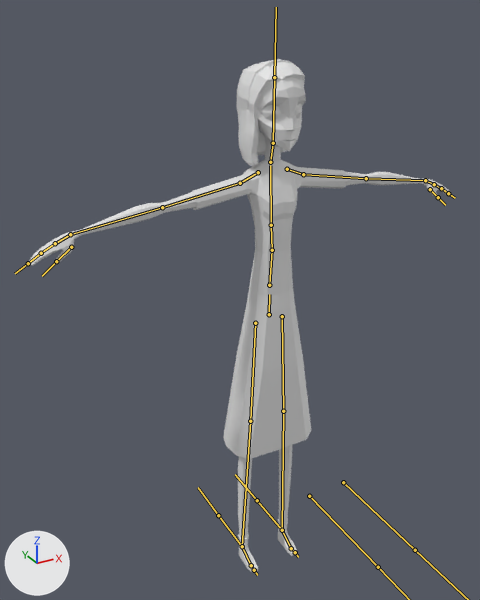
The FBX model Assets/Resources/Models/Players/New Models/Popular.fbx: old version first, new version second.
The view is the same before and after, from a camera (50 mm lens) standing at (-3.2, -5.1, 5.93) and looking at (-0.29, 0.18, 3.29). Arrows for +X, +Y and +Z are at lower left; the lights stay in place. The bones that bend it are drawn over the model as lines.

Objects in the first picture: 'Body'.
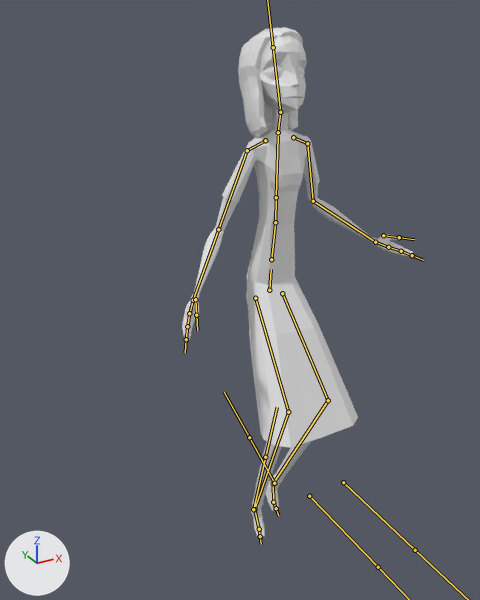
The newer file adds an action. The first version stands in its rest pose; the second is drawn at frame 75 of the action 'Armature|Corruption'.

Location of each change, (x1, y1, x2, y2) in pixels of the pictures (480 x 600 px):
'Body', posed (45% narrower): before (29, 59, 451, 572); after (182, 27, 413, 537)
bone 'Hips', root to tip: before (269, 314) to (269, 294); after (269, 290) to (271, 269)
bone 'UpperBack', root to tip: before (272, 250) to (271, 225); after (275, 222) to (276, 197)
bone 'Chest', root to tip: before (271, 225) to (270, 165); after (276, 197) to (278, 136)
bone 'Neck', root to tip: before (270, 162) to (273, 143); after (278, 132) to (280, 112)
bone 'Head', root to tip: before (273, 143) to (274, 77); after (280, 112) to (273, 47)
bone 'Shoulder.L', root to tip: before (287, 169) to (303, 174); after (293, 137) to (307, 143)
bone 'UpperArm.L', root to tip: before (303, 174) to (366, 178); after (307, 143) to (313, 201)
bone 'LowerArm.L', root to tip: before (366, 178) to (425, 180); after (313, 201) to (375, 242)
bone 'Hands.R.001', root to tip: before (425, 180) to (433, 184); after (375, 242) to (387, 246)
bone 'LowerFingers.R.001', root to tip: before (441, 188) to (448, 193); after (401, 251) to (412, 255)
bone 'Thumb.R.001', root to tip: before (430, 189) to (438, 197); after (383, 235) to (399, 237)
bone 'Shoulder.R', root to tip: before (258, 172) to (240, 183); after (265, 140) to (247, 150)
bone 'UpperArm.R', root to tip: before (240, 183) to (162, 207); after (247, 150) to (218, 229)
bone 'LowerArm.R', root to tip: before (162, 207) to (70, 234); after (218, 229) to (193, 300)
bone 'Hands.R', root to tip: before (70, 234) to (57, 242); after (193, 300) to (190, 312)
bone 'UpperLeg.L', root to tip: before (282, 316) to (283, 411); after (282, 293) to (328, 400)
bone 'LowerLeg.L', root to tip: before (283, 411) to (282, 530); after (328, 400) to (273, 483)
bone 'Foot.L', root to tip: before (282, 530) to (291, 548); after (273, 483) to (273, 502)
bone 'UpperLeg.R', root to tip: before (255, 323) to (250, 421); after (255, 298) to (288, 412)
bone 'LowerLeg.R', root to tip: before (250, 421) to (242, 546); after (288, 412) to (254, 509)
bone 'Foot.R', root to tip: before (242, 546) to (251, 565); after (254, 509) to (259, 529)

Diff of the bpy script that builds the scene:
```diff
--- a/Assets/Resources/Models/Players/New Models/Popular.fbx.py
+++ b/Assets/Resources/Models/Players/New Models/Popular.fbx.py
@@ bone_hips @@
 bone_hips = bpy.data.objects['Armature'].pose.bones['Hips']
-bone_hips.location = (0.0, 0.0, 0.0)
-bone_hips.rotation_quaternion = (1.0, 0.0, 0.0, 0.0)  # degrees (0, 0, 0)
+bone_hips.location = (0.0, 0.69, 0.0)
+bone_hips.rotation_quaternion = (1.0, 0.0, 0.0, -0.022)  # degrees (0, 0, -3)
@@ bone_upperback @@
 bone_upperback = bpy.data.objects['Armature'].pose.bones['UpperBack']  # child of 'LowerBack'
-bone_upperback.rotation_quaternion = (1.0, 0.0, 0.0, 0.0)  # degrees (0, 0, 0)
+bone_upperback.rotation_quaternion = (1.0, 0.014, 0.001, 0.0)  # degrees (2, 0, 0)
@@ bone_chest @@
 bone_chest = bpy.data.objects['Armature'].pose.bones['Chest']  # child of 'UpperBack'
-bone_chest.rotation_quaternion = (1.0, 0.0, 0.0, 0.0)  # degrees (0, 0, 0)
+bone_chest.rotation_quaternion = (0.999, -0.001, 0.037, 0.009)  # degrees (0, 4, 1)
@@ bone_neck @@
 bone_neck = bpy.data.objects['Armature'].pose.bones['Neck']  # child of 'Chest'
-bone_neck.rotation_quaternion = (1.0, 0.0, 0.0, 0.0)  # degrees (0, 0, 0)
+bone_neck.rotation_quaternion = (0.998, -0.053, -0.015, 0.001)  # degrees (-6, -2, 0)
@@ bone_head @@
 bone_head = bpy.data.objects['Armature'].pose.bones['Head']  # child of 'Neck'
-bone_head.rotation_quaternion = (1.0, 0.0, 0.0, 0.0)  # degrees (0, 0, 0)
+bone_head.rotation_quaternion = (0.991, -0.133, -0.025, -0.016)  # degrees (-15, -3, -1)
@@ bone_shoulder_l @@
 bone_shoulder_l = bpy.data.objects['Armature'].pose.bones['Shoulder.L']  # child of 'Chest'
-bone_shoulder_l.location = (0.0, 0.0, 0.0)
-bone_shoulder_l.rotation_quaternion = (1.0, 0.0, 0.0, 0.0)  # degrees (0, 0, 0)
+bone_shoulder_l.location = (-0.05, -0.02, 0.0)
+bone_shoulder_l.rotation_quaternion = (0.998, -0.057, -0.023, 0.002)  # degrees (-7, -3, 0)
@@ bone_upperarm_l @@
 bone_upperarm_l = bpy.data.objects['Armature'].pose.bones['UpperArm.L']  # child of 'Shoulder.L'
-bone_upperarm_l.rotation_quaternion = (1.0, 0.0, 0.0, 0.0)  # degrees (0, 0, 0)
+bone_upperarm_l.rotation_quaternion = (0.869, -0.235, -0.201, -0.386)  # degrees (-17, -32, -43)
@@ bone_lowerarm_l @@
 bone_lowerarm_l = bpy.data.objects['Armature'].pose.bones['LowerArm.L']  # child of 'UpperArm.L'
-bone_lowerarm_l.rotation_quaternion = (1.0, 0.0, 0.0, 0.0)  # degrees (0, 0, 0)
+bone_lowerarm_l.rotation_quaternion = (0.822, 0.371, -0.357, -0.243)  # degrees (59, -24, -47)
@@ bone_hands_r_001 @@
 bone_hands_r_001 = bpy.data.objects['Armature'].pose.bones['Hands.R.001']  # child of 'LowerArm.L'
-bone_hands_r_001.rotation_quaternion = (1.0, 0.0, 0.0, 0.0)  # degrees (0, 0, 0)
+bone_hands_r_001.rotation_quaternion = (0.902, 0.08, -0.422, -0.053)  # degrees (17, -49, -14)
@@ bone_lowerfingers_r_001 @@
 bone_lowerfingers_r_001 = bpy.data.objects['Armature'].pose.bones['LowerFingers.R.001']  # child of 'UpperFingers.R.001'
-bone_lowerfingers_r_001.rotation_quaternion = (1.0, 0.0, 0.0, 0.0)  # degrees (0, 0, 0)
+bone_lowerfingers_r_001.rotation_quaternion = (0.995, 0.026, -0.011, 0.1)  # degrees (3, -2, 11)
@@ bone_thumb_r_001 @@
 bone_thumb_r_001 = bpy.data.objects['Armature'].pose.bones['Thumb.R.001']  # child of 'Hands.R.001'
-bone_thumb_r_001.rotation_quaternion = (1.0, 0.0, 0.0, 0.0)  # degrees (0, 0, 0)
+bone_thumb_r_001.rotation_quaternion = (0.992, 0.107, -0.033, 0.058)  # degrees (12, -5, 6)
@@ bone_shoulder_r @@
 bone_shoulder_r = bpy.data.objects['Armature'].pose.bones['Shoulder.R']  # child of 'Chest'
-bone_shoulder_r.location = (0.0, 0.0, 0.0)
-bone_shoulder_r.rotation_quaternion = (1.0, 0.0, 0.0, 0.0)  # degrees (0, 0, 0)
+bone_shoulder_r.location = (0.04, -0.02, 0.0)
+bone_shoulder_r.rotation_quaternion = (0.999, -0.033, 0.013, 0.001)  # degrees (-4, 2, 0)
@@ bone_upperarm_r @@
 bone_upperarm_r = bpy.data.objects['Armature'].pose.bones['UpperArm.R']  # child of 'Shoulder.R'
-bone_upperarm_r.rotation_quaternion = (1.0, 0.0, 0.0, 0.0)  # degrees (0, 0, 0)
+bone_upperarm_r.rotation_quaternion = (0.84, -0.127, 0.09, 0.519)  # degrees (-7, 16, 62)
@@ bone_lowerarm_r @@
 bone_lowerarm_r = bpy.data.objects['Armature'].pose.bones['LowerArm.R']  # child of 'UpperArm.R'
-bone_lowerarm_r.rotation_quaternion = (1.0, 0.0, 0.0, 0.0)  # degrees (0, 0, 0)
+bone_lowerarm_r.rotation_quaternion = (0.8, 0.445, 0.394, 0.085)  # degrees (69, 34, 36)
@@ bone_hands_r @@
 bone_hands_r = bpy.data.objects['Armature'].pose.bones['Hands.R']  # child of 'LowerArm.R'
-bone_hands_r.rotation_quaternion = (1.0, 0.0, 0.0, 0.0)  # degrees (0, 0, 0)
+bone_hands_r.rotation_quaternion = (0.996, -0.011, 0.023, -0.081)  # degrees (-1, 3, -9)
@@ bone_upperleg_l @@
 bone_upperleg_l = bpy.data.objects['Armature'].pose.bones['UpperLeg.L']  # child of 'Hips'
-bone_upperleg_l.rotation_quaternion = (1.0, 0.0, 0.0, 0.0)  # degrees (0, 0, 0)
+bone_upperleg_l.rotation_quaternion = (0.935, 0.352, -0.018, 0.026)  # degrees (41, -3, 2)
@@ bone_lowerleg_l @@
 bone_lowerleg_l = bpy.data.objects['Armature'].pose.bones['LowerLeg.L']  # child of 'UpperLeg.L'
-bone_lowerleg_l.rotation_quaternion = (1.0, 0.0, 0.0, 0.0)  # degrees (0, 0, 0)
+bone_lowerleg_l.rotation_quaternion = (0.832, -0.555, 0.0, -0.024)  # degrees (-67, -2, -2)
@@ bone_foot_l @@
 bone_foot_l = bpy.data.objects['Armature'].pose.bones['Foot.L']  # child of 'LowerLeg.L'
-bone_foot_l.rotation_quaternion = (1.0, 0.0, 0.0, 0.0)  # degrees (0, 0, 0)
+bone_foot_l.rotation_quaternion = (0.972, -0.224, -0.072, 0.01)  # degrees (-26, -8, 3)
@@ bone_upperleg_r @@
 bone_upperleg_r = bpy.data.objects['Armature'].pose.bones['UpperLeg.R']  # child of 'Hips'
-bone_upperleg_r.rotation_quaternion = (1.0, 0.0, 0.0, 0.0)  # degrees (0, 0, 0)
+bone_upperleg_r.rotation_quaternion = (0.94, 0.34, 0.011, 0.012)  # degrees (40, 1, 2)
@@ bone_lowerleg_r @@
 bone_lowerleg_r = bpy.data.objects['Armature'].pose.bones['LowerLeg.R']  # child of 'UpperLeg.R'
-bone_lowerleg_r.rotation_quaternion = (1.0, 0.0, 0.0, 0.0)  # degrees (0, 0, 0)
+bone_lowerleg_r.rotation_quaternion = (0.871, -0.49, 0.0, 0.035)  # degrees (-59, 2, 3)
@@ bone_foot_r @@
 bone_foot_r = bpy.data.objects['Armature'].pose.bones['Foot.R']  # child of 'LowerLeg.R'
-bone_foot_r.rotation_quaternion = (1.0, 0.0, 0.0, 0.0)  # degrees (0, 0, 0)
+bone_foot_r.rotation_quaternion = (0.942, -0.186, 0.277, -0.046)  # degrees (-26, 30, -13)
```
